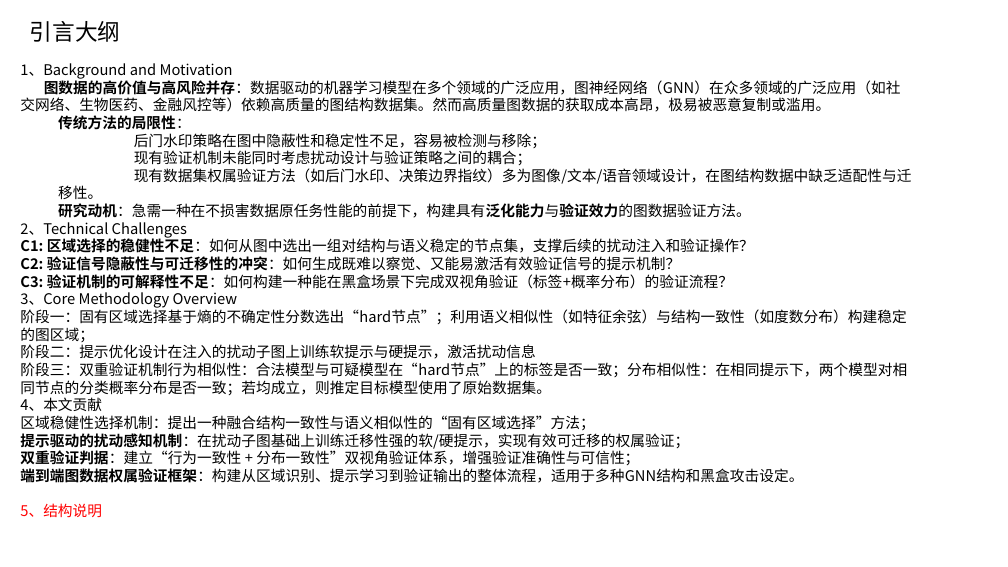
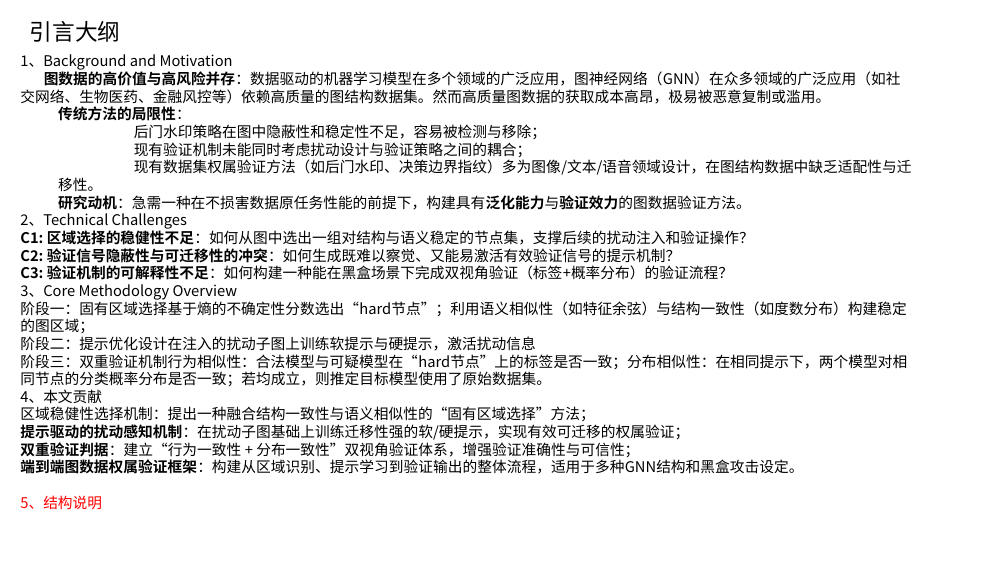
Before and after one commit to renhai1/PA2Perturb, a slide deck: slide 87 of 演示文稿1.pptx. Drawn at 1008x567 pixels with LibreOffice and Linux fonts; fonts in the diff are those of the drawing. Boxes give left, top, right and bottom in pixels: in the first picture for what was removed or moved away, otherwise in the second. Text is boxed around its words. In the diff, an @@ line names an element or a change of style, - is before the commit and + after.

Commit message:
pipeline

```diff
--- a/演示文稿1.pptx
+++ b/演示文稿1.pptx
@@ text "1、Background and Motivation": place and size @@
-text "1、Background and Motivation" at (20, 63, 912, 518)
+text "1、Background and Motivation" at (20, 54, 912, 510)
```
